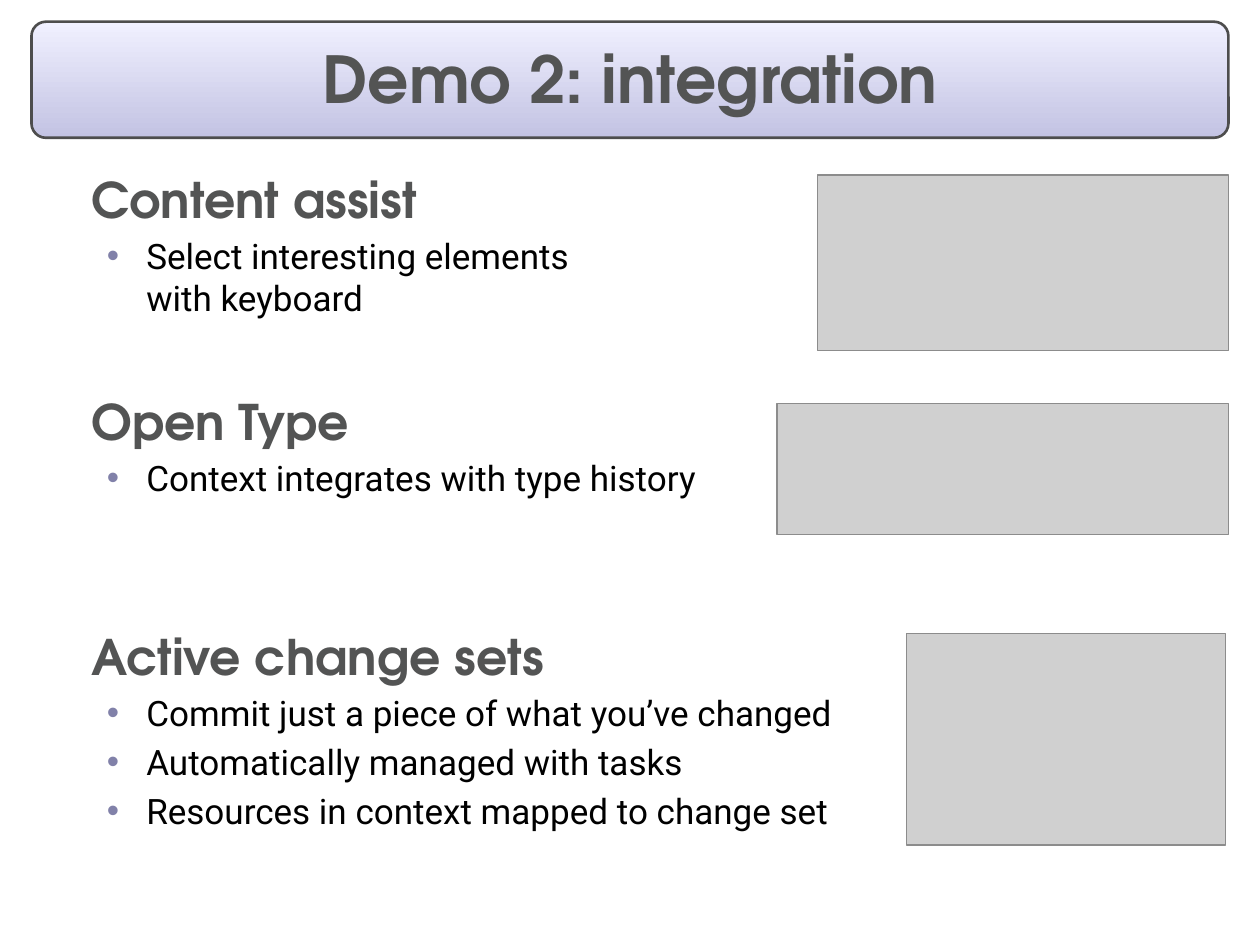
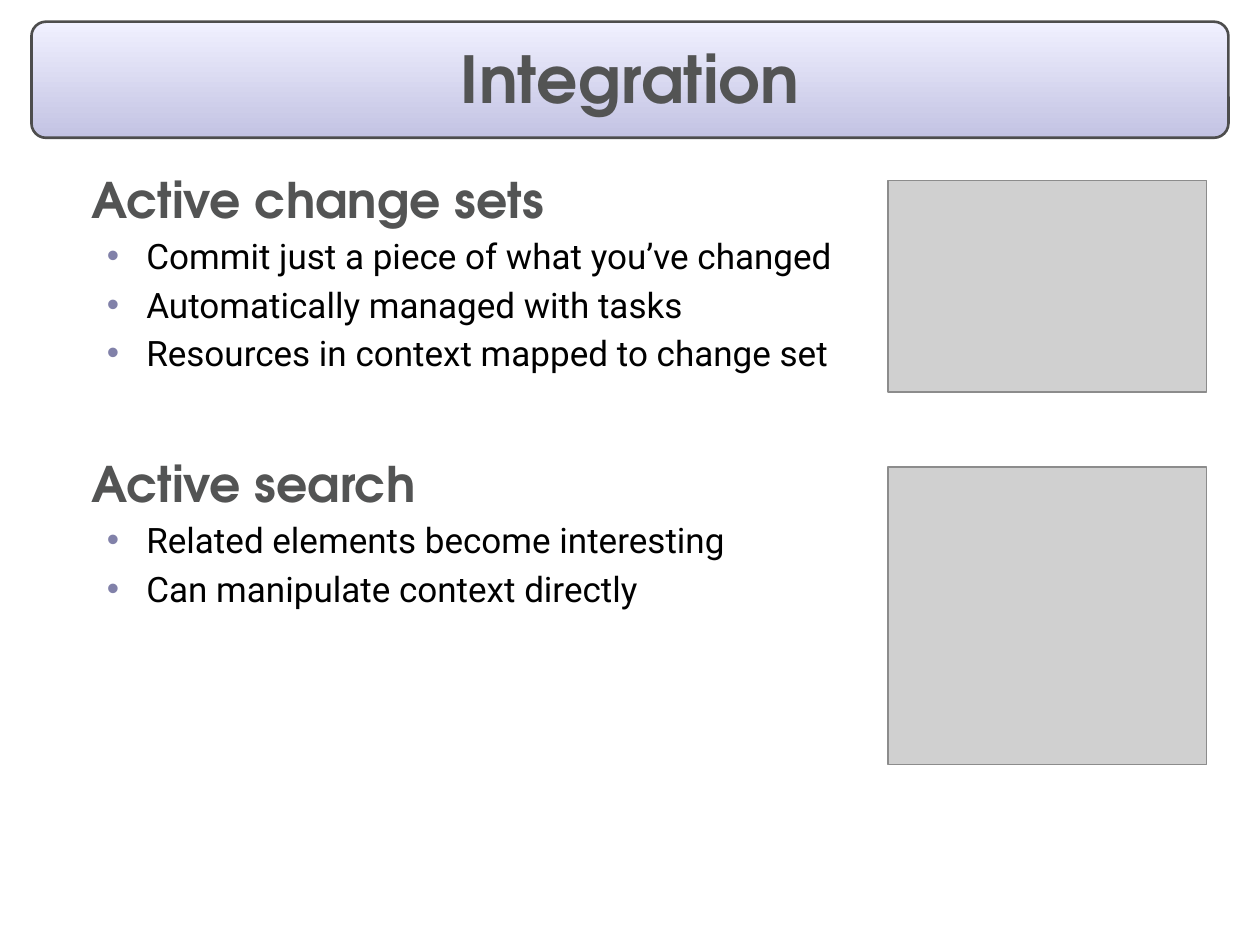
Before and after one commit to eclipse-mylyn/mylyn-website, a slide deck: slide 8 of publications/2006-03-mylar-eclipsecon.ppt (slide 7 before the commit). Drawn at 1260x945 pixels with LibreOffice and Linux fonts; fonts in the diff are those of the drawing; grey boxes stand for pictures. Boxes give left, top, right and bottom in pixels: in the first picture for what was removed or moved away, otherwise in the second. Text is boxed around its words. In the diff, an @@ line names an element or a change of style, - is before the commit and + after.

```diff
--- a/publications/2006-03-mylar-eclipsecon.ppt
+++ b/publications/2006-03-mylar-eclipsecon.ppt
@@ title at bbox=[461, 53, 799, 118]: text changed @@
-Demo 2: integration
+Integration
@@ text at bbox=[91, 180, 696, 499]: paragraphs removed @@
-  Content assist
-  • Select interesting elements
-    with keyboard
-  Open Type
-  • Context integrates with type history
@@ picture: place and size @@
-picture at bbox=[818, 175, 1228, 352]
+picture at bbox=[888, 180, 1207, 392]
@@ picture removed at bbox=[777, 403, 1228, 534] @@
@@ text at bbox=[91, 464, 724, 610]: paragraphs added @@
+  Active search
+  • Related elements become interesting
+  • Can manipulate context directly
@@ picture: place and size @@
-picture at bbox=[907, 634, 1226, 845]
+picture at bbox=[888, 467, 1207, 765]
```
Also in this commit, not shown: 8 other slides changed, 9 slides added, 8 slides removed, 1 other file.
